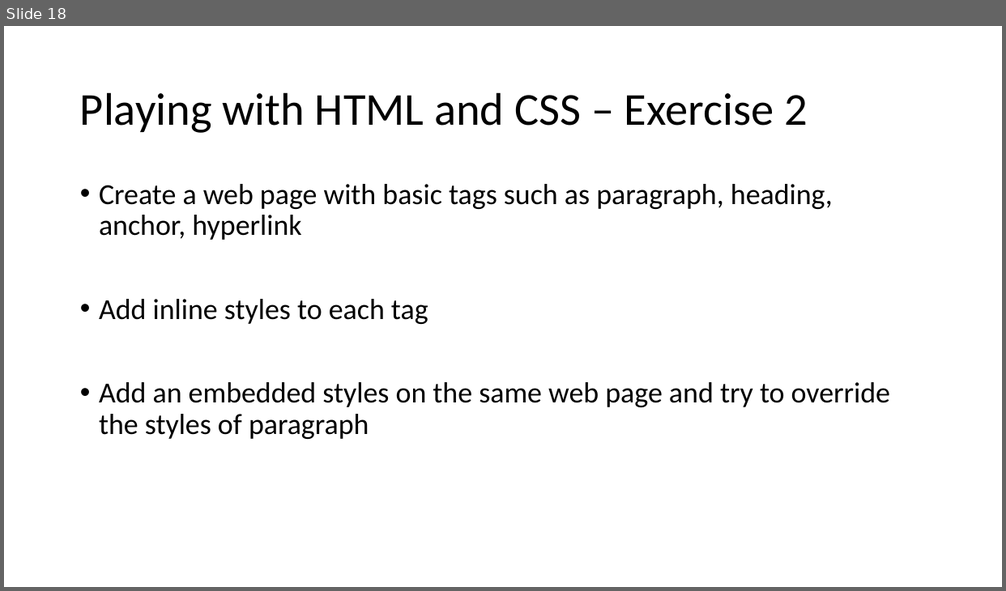
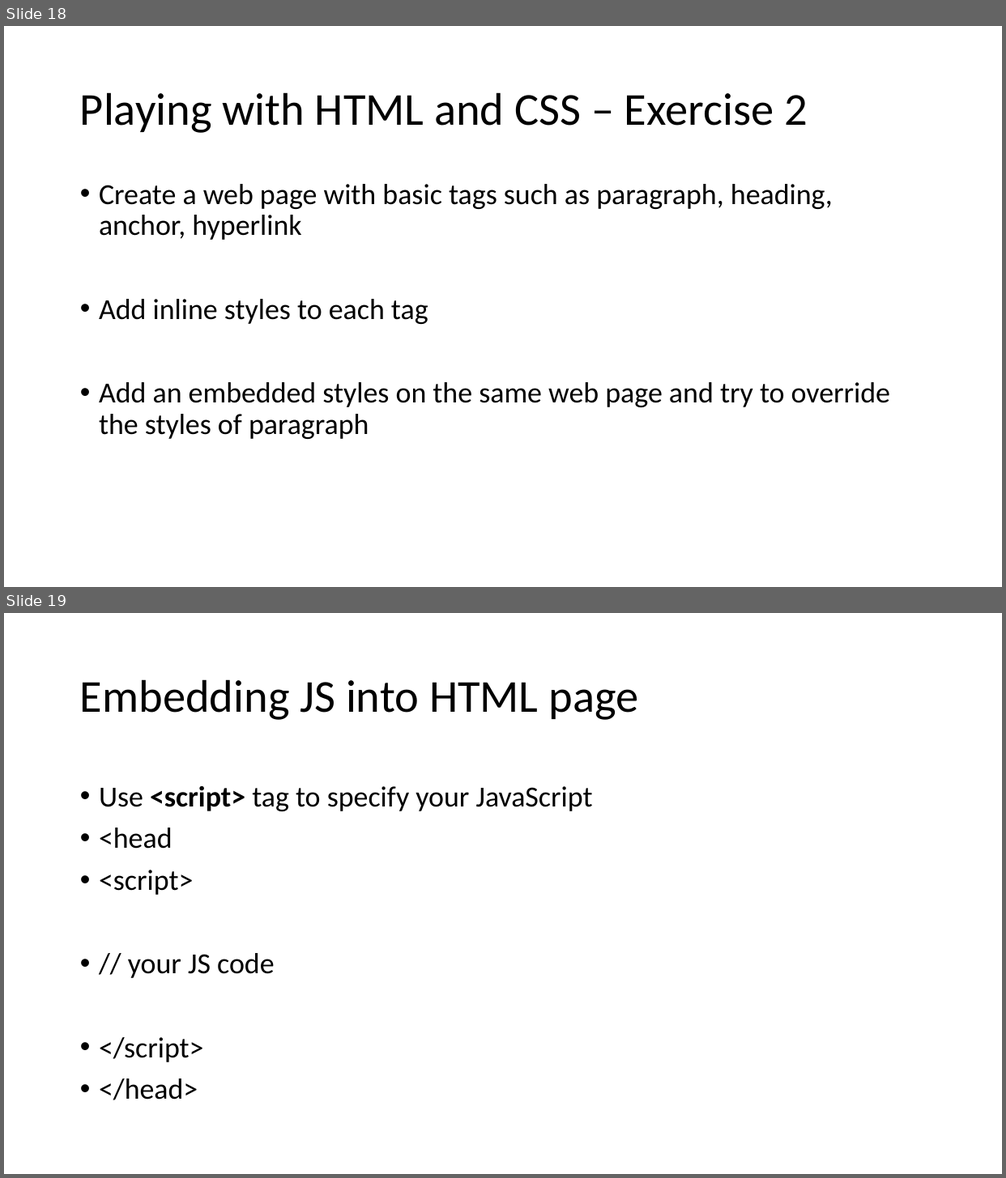
Before and after one commit to sibichakkaravarthy/CSE4004--WebTechnologies, a slide deck: WT_LAB.pptx. Shown one above the other, each under a label of ours: slide 18 before the commit, slides 18 and 19 after it. The pictures are 1006x591 and 1006x1178 pixels, drawn with LibreOffice and Linux fonts; fonts in the diff are those of the drawing. Boxes give left, top, right and bottom in pixels: in the first picture for what was removed or moved away, otherwise in the second. Text is boxed around its words. In the diff, an @@ line names an element or a change of style, - is before the commit and + after.

```diff
--- a/WT_LAB.pptx
+++ b/WT_LAB.pptx
@@ slide 19 added at bbox=[4, 613, 1002, 1174], background #FFFFFF @@
@@ title added at bbox=[80, 679, 638, 720], 44 pt, text #000000 @@
+Embedding JS into HTML page
@@ text added at bbox=[99, 786, 593, 1101], 28 pt, text #000000 @@
+• Use <script> tag to specify your JavaScript
+• <head
+• <script>
+• // your JS code
+• </script>
+• </head>
```
Also in this commit, not shown: 17 other slides added.
